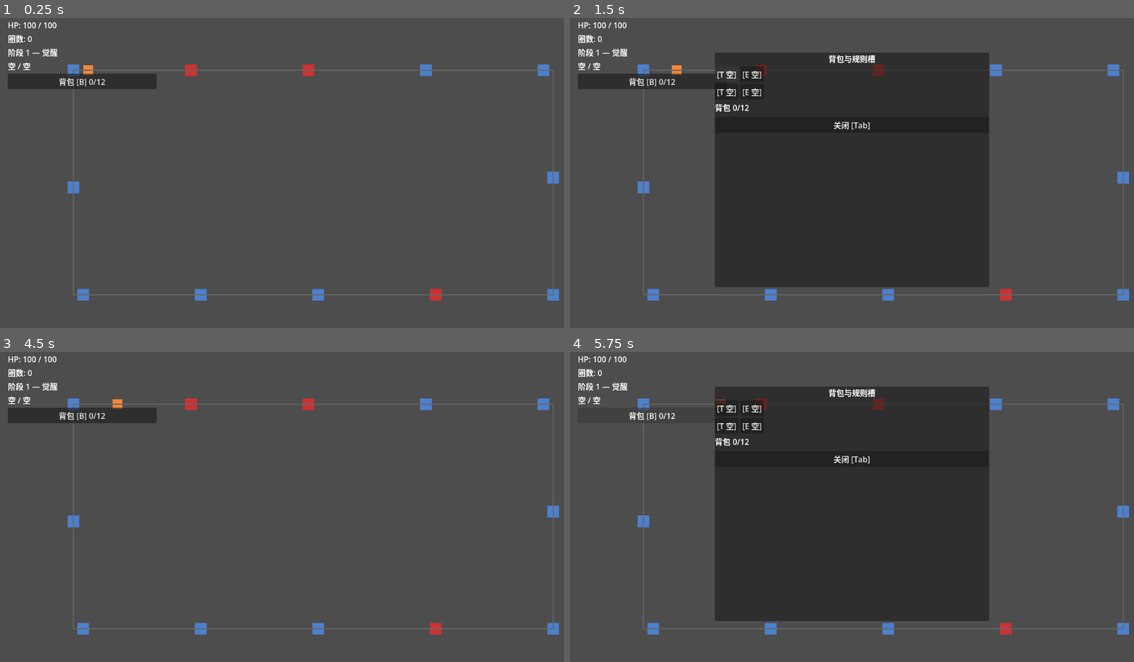
Above: before the commit, frames 1-4 (two rows, left to right).
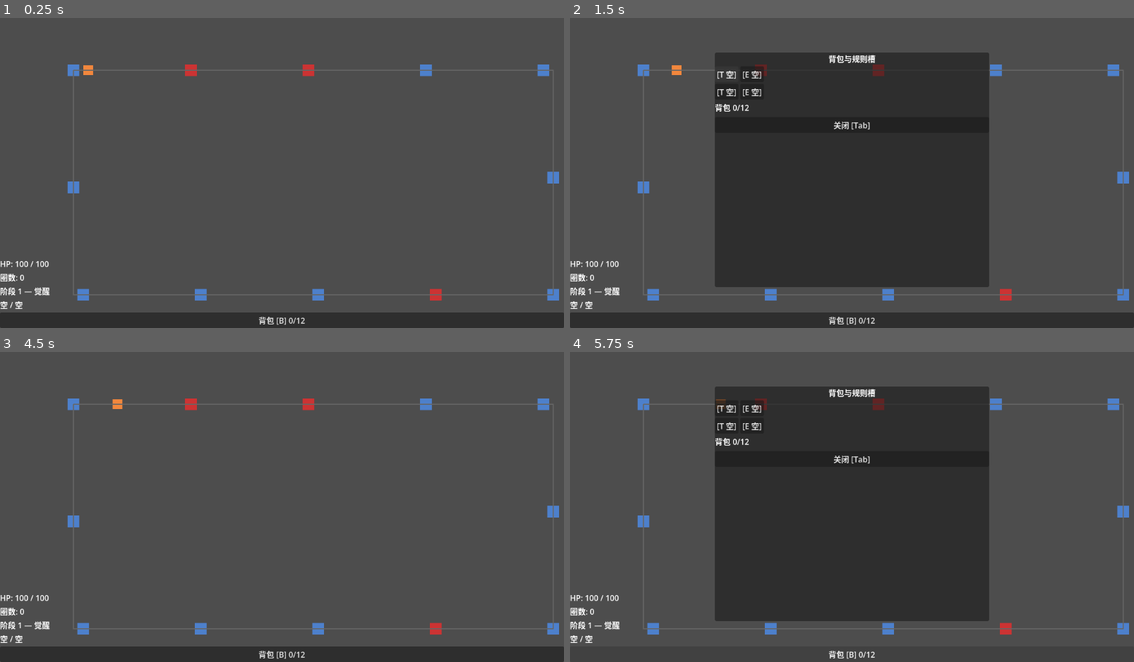
Above: after the commit, the same moments.

Repository: 595145489/attribute-loop
Game: Godot game, scene res://scenes/main.tscn
The game is run twice, just before and just after one commit, with the same random seed, the same clock (stepped at 60 frames per second) and the same inputs.
Inputs:
- Up to frame 1 (0.25 s): no input
- Up to frame 2 (1.5 s): click "背包 [B] 0/12" at 0.5 s; click "[T 空]" at 1.25 s
- Up to frame 3 (4.5 s): click "[E 空]" at 2 s; click "[T 空]" at 2.75 s; click "[E 空]" at 3.5 s; click "关闭 [Tab]" at 4.25 s
- Up to frame 4 (5.75 s): click "背包 [B] 0/12" at 5 s

The runs differ from the first frame. In frame 1, 6.9% of the frame differs, in the area x 0-100%, y 1-100%; in frame 2, 6.8%; in frame 3, 6.9%; in frame 4, 0.9%.

Commit message:
fix: trigger_value rounded to int to prevent float comparison bug; display [count/max]; HUD moved to bottom

Diff:
--- a/scenes/ui/hud.tscn
+++ b/scenes/ui/hud.tscn
@@ -6,10 +6,14 @@
 script = ExtResource("1_hud")
 
 [node name="VBox" type="VBoxContainer" parent="."]
-offset_left = 16.0
-offset_top = 16.0
-offset_right = 320.0
-offset_bottom = 150.0
+anchor_top = 1.0
+anchor_bottom = 1.0
+anchor_right = 1.0
+offset_top = -90.0
+offset_bottom = 0.0
+offset_left = 0.0
+offset_right = 0.0
+grow_vertical = 0
 
 [node name="HPLabel" type="Label" parent="VBox"]
 text = "HP: 100 / 100"
@@ -27,8 +31,8 @@
 text = "背包 [B] 0/12"
 
 [node name="FloatLabel" type="Label" parent="."]
-offset_left = 500.0
-offset_top = 300.0
+offset_left = 400.0
+offset_top = 280.0
 offset_right = 700.0
-offset_bottom = 340.0
+offset_bottom = 320.0
 horizontal_alignment = 1
--- a/src/systems/GameLoop.gd
+++ b/src/systems/GameLoop.gd
@@ -12,146 +12,146 @@
 var _combat_tile: Tile = null
 
 func setup(tiles: Array, enemies_container: Node, player: Player, combat: CombatSystem) -> void:
-    _tiles = tiles
-    _enemies_container = enemies_container
-    _player = player
-    _combat_system = combat
-    EventBus.loop_completed.connect(_on_loop_completed)
-    EventBus.combat_resolved.connect(_on_combat_resolved)
-    EventBus.player_died.connect(_on_player_died)
-    spawn_enemies()
+	_tiles = tiles
+	_enemies_container = enemies_container
+	_player = player
+	_combat_system = combat
+	EventBus.loop_completed.connect(_on_loop_completed)
+	EventBus.combat_resolved.connect(_on_combat_resolved)
+	EventBus.player_died.connect(_on_player_died)
+	spawn_enemies()
 
 func spawn_enemies() -> void:
-    for child in _enemies_container.get_children():
-        child.queue_free()
-    for tile in _tiles:
-        tile.clear_enemy()
+	for child in _enemies_container.get_children():
+		child.queue_free()
+	for tile in _tiles:
+		tile.clear_enemy()
 
-    var phase_data: PhaseData = DataTables.get_phase(GameState.current_phase)
-    var count = _roll_spawn_count(phase_data)
-    var indices = _pick_tile_indices(count, _tiles.size())
+	var phase_data: PhaseData = DataTables.get_phase(GameState.current_phase)
+	var count = _roll_spawn_count(phase_data)
+	var indices = _pick_tile_indices(count, _tiles.size())
 
-    for idx in indices:
-        var enemy_id = _pick_enemy_id(phase_data, GameState.current_phase)
-        var enemy: Enemy = _enemy_scene.instantiate()
-        _enemies_container.add_child(enemy)
-        enemy.init(enemy_id)
-        enemy.position = _tiles[idx].position
-        _tiles[idx].place_enemy(enemy)
-        _assign_components(enemy)
+	for idx in indices:
+		var enemy_id = _pick_enemy_id(phase_data, GameState.current_phase)
+		var enemy: Enemy = _enemy_scene.instantiate()
+		_enemies_container.add_child(enemy)
+		enemy.init(enemy_id)
+		enemy.position = _tiles[idx].position
+		_tiles[idx].place_enemy(enemy)
+		_assign_components(enemy)
 
 func check_tile_for_enemy(tile: Tile) -> void:
-    if state != State.WALKING:
-        return
-    if not tile.has_enemy():
-        return
-    state = State.COMBAT
-    GameState.is_paused = true
-    _combat_tile = tile
-    _combat_system.start(tile.enemy)
+	if state != State.WALKING:
+		return
+	if not tile.has_enemy():
+		return
+	state = State.COMBAT
+	GameState.is_paused = true
+	_combat_tile = tile
+	_combat_system.start(tile.enemy)
 
 func _on_loop_completed() -> void:
-    if state == State.WALKING:
-        for tile in _tiles:
-            tile.visited_this_loop = false
-        spawn_enemies()
+	if state == State.WALKING:
+		for tile in _tiles:
+			tile.visited_this_loop = false
+		spawn_enemies()
 
 func _on_combat_resolved() -> void:
-    if state == State.GAME_OVER:
-        return
-    if _combat_tile != null:
-        if _combat_tile.enemy != null:
-            _combat_tile.enemy.queue_free()
-        _combat_tile.clear_enemy()
-        _combat_tile = null
-    state = State.WALKING
-    GameState.is_paused = false
+	if state == State.GAME_OVER:
+		return
+	if _combat_tile != null:
+		if _combat_tile.enemy != null:
+			_combat_tile.enemy.queue_free()
+		_combat_tile.clear_enemy()
+		_combat_tile = null
+	state = State.WALKING
+	GameState.is_paused = false
 
 func _on_player_died() -> void:
-    state = State.GAME_OVER
-    _combat_system.stop()
-    GameState.is_paused = true
+	state = State.GAME_OVER
+	_combat_system.stop()
+	GameState.is_paused = true
 
 func _assign_components(enemy: Enemy) -> void:
-    var enemy_data: EnemyData = DataTables.get_enemy(enemy.enemy_id)
-    var phase_data: PhaseData = DataTables.get_phase(GameState.current_phase)
-    var preset: DropPreset = _resolve_drop_preset(enemy_data, GameState.current_phase)
-    if preset == null:
-        return
-    var pairs = randi_range(
-        enemy_data.component_pair_min + phase_data.component_count_bonus,
-        enemy_data.component_pair_max + phase_data.component_count_bonus
-    )
-    for i in pairs:
-        var t_id = _weighted_pick_with_modifiers(enemy_data.trigger_weights, phase_data)
-        var e_id = _weighted_pick_with_modifiers(enemy_data.effect_weights, phase_data)
-        enemy.components.append(_create_component(t_id, preset))
-        enemy.components.append(_create_component(e_id, preset))
+	var enemy_data: EnemyData = DataTables.get_enemy(enemy.enemy_id)
+	var phase_data: PhaseData = DataTables.get_phase(GameState.current_phase)
+	var preset: DropPreset = _resolve_drop_preset(enemy_data, GameState.current_phase)
+	if preset == null:
+		return
+	var pairs = randi_range(
+		enemy_data.component_pair_min + phase_data.component_count_bonus,
+		enemy_data.component_pair_max + phase_data.component_count_bonus
+	)
+	for i in pairs:
+		var t_id = _weighted_pick_with_modifiers(enemy_data.trigger_weights, phase_data)
+		var e_id = _weighted_pick_with_modifiers(enemy_data.effect_weights, phase_data)
+		enemy.components.append(_create_component(t_id, preset))
+		enemy.components.append(_create_component(e_id, preset))
 
 static func _resolve_drop_preset(enemy_data: EnemyData, current_phase: int) -> DropPreset:
-    if enemy_data.phase_drop_presets.is_empty():
-        return null
-    var best_key = -1
-    for key in enemy_data.phase_drop_presets:
-        if key <= current_phase and key > best_key:
-            best_key = key
-    if best_key == -1:
-        return null
-    return enemy_data.phase_drop_presets[best_key]
+	if enemy_data.phase_drop_presets.is_empty():
+		return null
+	var best_key = -1
+	for key in enemy_data.phase_drop_presets:
+		if key <= current_phase and key > best_key:
+			best_key = key
+	if best_key == -1:
+		return null
+	return enemy_data.phase_drop_presets[best_key]
 
 static func _weighted_pick_with_modifiers(weights: Dictionary, phase_data: PhaseData) -> String:
-    var final_weights: Dictionary = {}
-    var total: float = 0.0
-    for id in weights:
-        var w = weights[id] * phase_data.component_weight_modifiers.get(id, 1.0)
-        final_weights[id] = w
-        total += w
-    var roll = randf() * total
-    var acc: float = 0.0
-    for id in final_weights:
-        acc += final_weights[id]
-        if roll <= acc:
-            return id
-    return final_weights.keys()[0]
+	var final_weights: Dictionary = {}
+	var total: float = 0.0
+	for id in weights:
+		var w = weights[id] * phase_data.component_weight_modifiers.get(id, 1.0)
+		final_weights[id] = w
+		total += w
+	var roll = randf() * total
+	var acc: float = 0.0
+	for id in final_weights:
+		acc += final_weights[id]
+		if roll <= acc:
+			return id
+	return final_weights.keys()[0]
 
 static func _create_component(id: String, preset: DropPreset) -> ComponentData:
-    var base: ComponentData = DataTables.get_component(id)
-    var comp: ComponentData = base.duplicate()
-    comp.trigger_count = 0
-    var ranges = preset.component_ranges.get(id, {})
-    if comp.slot_type in [ComponentData.SlotType.TRIGGER_ONLY, ComponentData.SlotType.BOTH]:
-        var t_range = ranges.get("trigger", null)
-        if t_range != null:
-            comp.trigger_value = randf_range(t_range.x, t_range.y)
-    if comp.slot_type in [ComponentData.SlotType.EFFECT_ONLY, ComponentData.SlotType.BOTH]:
-        var e_range = ranges.get("effect", null)
-        if e_range != null:
-            comp.effect_value = randf_range(e_range.x, e_range.y)
-    return comp
+	var base: ComponentData = DataTables.get_component(id)
+	var comp: ComponentData = base.duplicate()
+	comp.trigger_count = 0
+	var ranges = preset.component_ranges.get(id, {})
+	if comp.slot_type in [ComponentData.SlotType.TRIGGER_ONLY, ComponentData.SlotType.BOTH]:
+		var t_range = ranges.get("trigger", null)
+		if t_range != null:
+			comp.trigger_value = float(randi_range(int(t_range.x), int(t_range.y)))
+	if comp.slot_type in [ComponentData.SlotType.EFFECT_ONLY, ComponentData.SlotType.BOTH]:
+		var e_range = ranges.get("effect", null)
+		if e_range != null:
+			comp.effect_value = randf_range(e_range.x, e_range.y)
+	return comp
 
 ## Pure functions used by tests
 
 static func _roll_spawn_count(phase: PhaseData) -> int:
-    return randi_range(phase.spawn_count_min, phase.spawn_count_max)
+	return randi_range(phase.spawn_count_min, phase.spawn_count_max)
 
 static func _pick_enemy_id(phase: PhaseData, current_phase: int) -> String:
-    var eligible: Dictionary = {}
-    for id in phase.spawn_weights:
-        var data: EnemyData = DataTables.get_enemy(id)
-        if data.unlock_phase <= current_phase:
-            eligible[id] = phase.spawn_weights[id]
-    var total = 0
-    for w in eligible.values():
-        total += w
-    var roll = randi_range(1, total)
-    var acc = 0
-    for id in eligible:
-        acc += eligible[id]
-        if roll <= acc:
-            return id
-    return eligible.keys()[0]
+	var eligible: Dictionary = {}
+	for id in phase.spawn_weights:
+		var data: EnemyData = DataTables.get_enemy(id)
+		if data.unlock_phase <= current_phase:
+			eligible[id] = phase.spawn_weights[id]
+	var total = 0
+	for w in eligible.values():
+		total += w
+	var roll = randi_range(1, total)
+	var acc = 0
+	for id in eligible:
+		acc += eligible[id]
+		if roll <= acc:
+			return id
+	return eligible.keys()[0]
 
 static func _pick_tile_indices(count: int, total: int) -> Array:
-    var pool = range(total)
-    pool.shuffle()
-    return pool.slice(0, count)
+	var pool = range(total)
+	pool.shuffle()
+	return pool.slice(0, count)
--- a/src/ui/InventoryPanel.gd
+++ b/src/ui/InventoryPanel.gd
@@ -45,7 +45,7 @@
         _rule_slot_container.add_child(hbox)
         var t_comp: ComponentData = slot["trigger"]
         var t_btn := Button.new()
-        t_btn.text = (t_comp.display_name + " [%.0f/%d]" % [t_comp.trigger_value, t_comp.trigger_count]) if t_comp else "[T 空]"
+        t_btn.text = (t_comp.display_name + " [%d/%.0f]" % [t_comp.trigger_count, t_comp.trigger_value]) if t_comp else "[T 空]"
         t_btn.pressed.connect(_make_slot_handler(i, true, t_comp))
         hbox.add_child(t_btn)
         var e_comp: ComponentData = slot["effect"]
